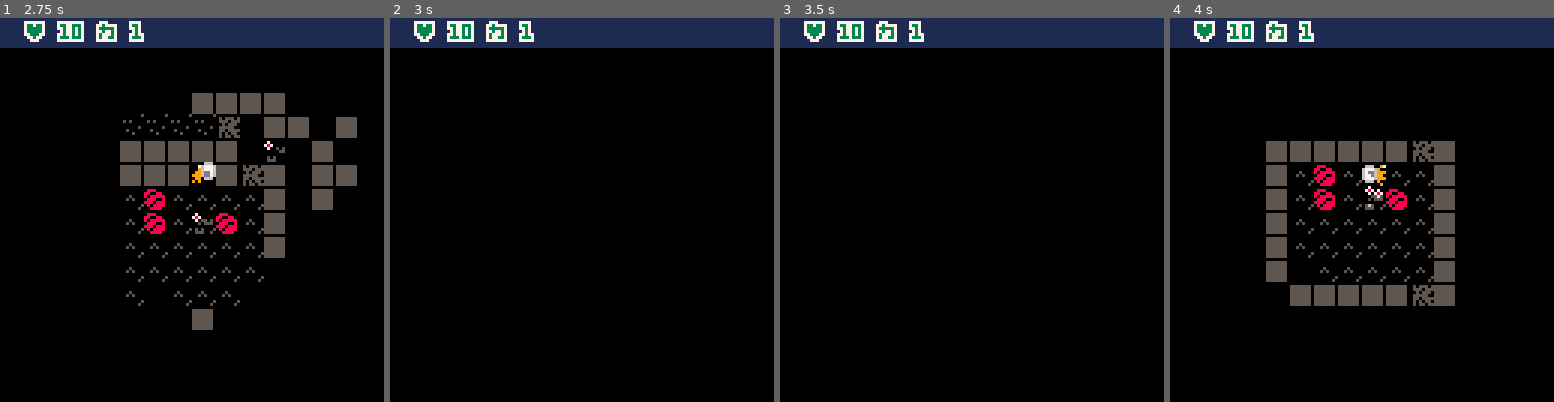
Above: before the commit, frames 1-4 (left to right).
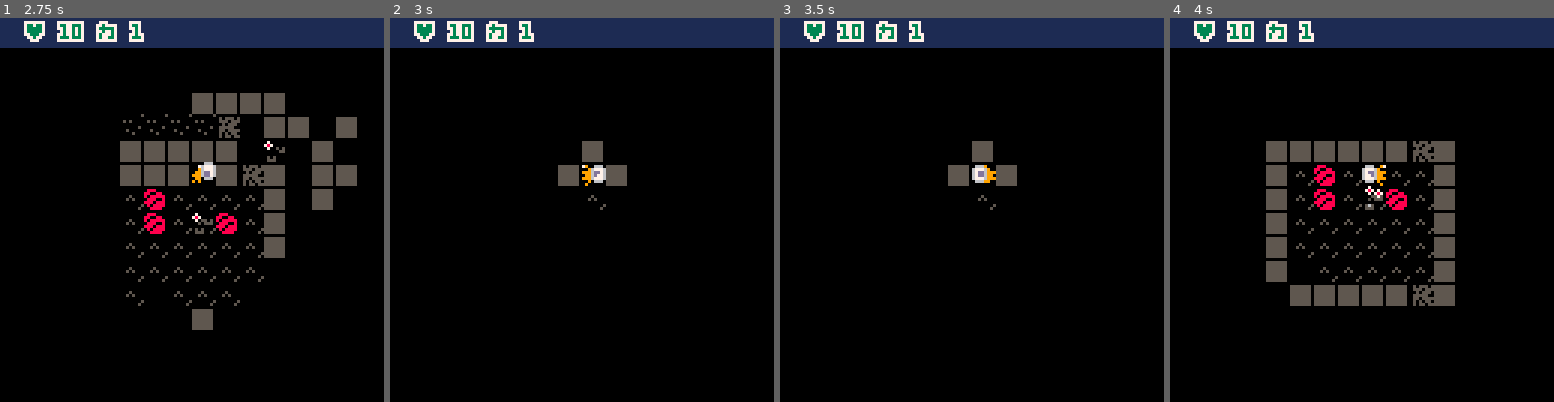
Above: after the commit, the same moments.

Repository: chebastian/picoabyss
Game: PICO-8 cartridge rouge.p8
The game is run twice, just before and just after one commit, with the same random seed, the same clock (stepped at 60 frames per second) and the same inputs.
Inputs:
- Up to frame 1 (2.75 s): tap X (X key) at 0.33, 1.07, 1.85 s; tap O (Z key) at 0.7, 1.7, 2.1, 2.5 s; hold Right 1.6-2.1 s; hold Up 2.15-2.42 s; hold Right from 2.47 s (still down)
- Up to frame 2 (3 s): keep holding Right; tap O (Z key) at 2.9 s; tap X (X key) at 2.97 s
- Up to frame 3 (3.5 s): release Right at 3.03 s; hold Left from 3.08 s (still down); tap O (Z key) at 3.3 s
- Up to frame 4 (4 s): release Left at 3.58 s; hold Down 3.63-3.97 s; tap O (Z key) at 3.7 s

Frame 1 is identical in both runs. In frame 2, 1.2% of the frame differs, in the area x 43-62%, y 32-50%; in frame 3, 1.2%; in frame 4, nothing differs.

Commit message:
let player always see around them and themselves
this allowes squid ink to minimize visibility but the player always sees
in all directions they can move

Diff:
--- a/rouge.p8
+++ b/rouge.p8
@@ -618,6 +618,12 @@
 _los = {}
 function updatefow()
 	_los = {}
+	_los[ptoi(_plyr.pos)] = true
+ for dir in all(dirs) do
+ 	_los[ptoi(p(_plyr.pos.x+dir.x,
+ 								_plyr.pos.y+dir.y))] = true
+ end
+
 	local losents = get_vis_ents()
 	for wt in all(_vis) do
 	 local x = wt.po.x
